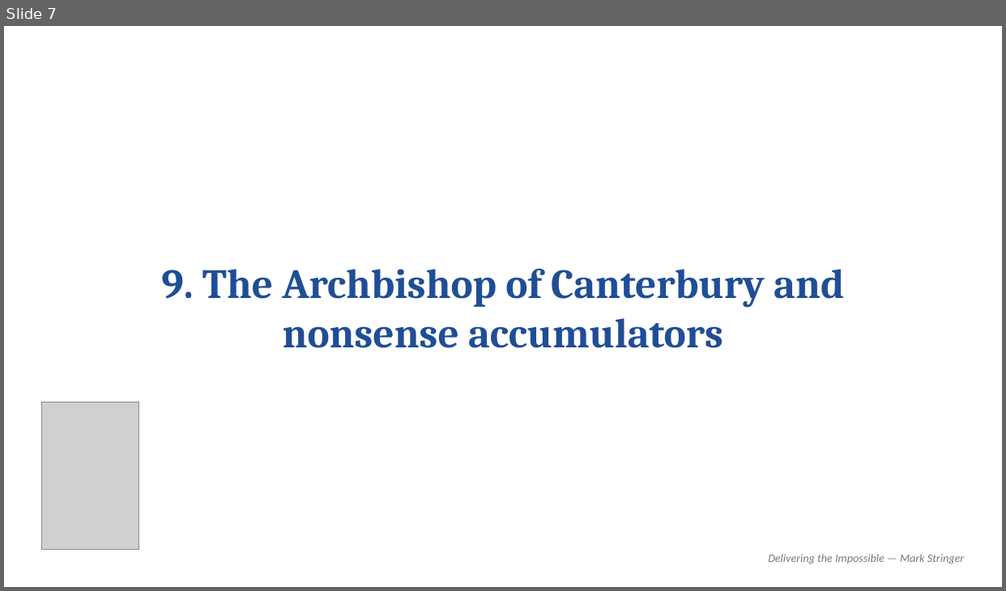
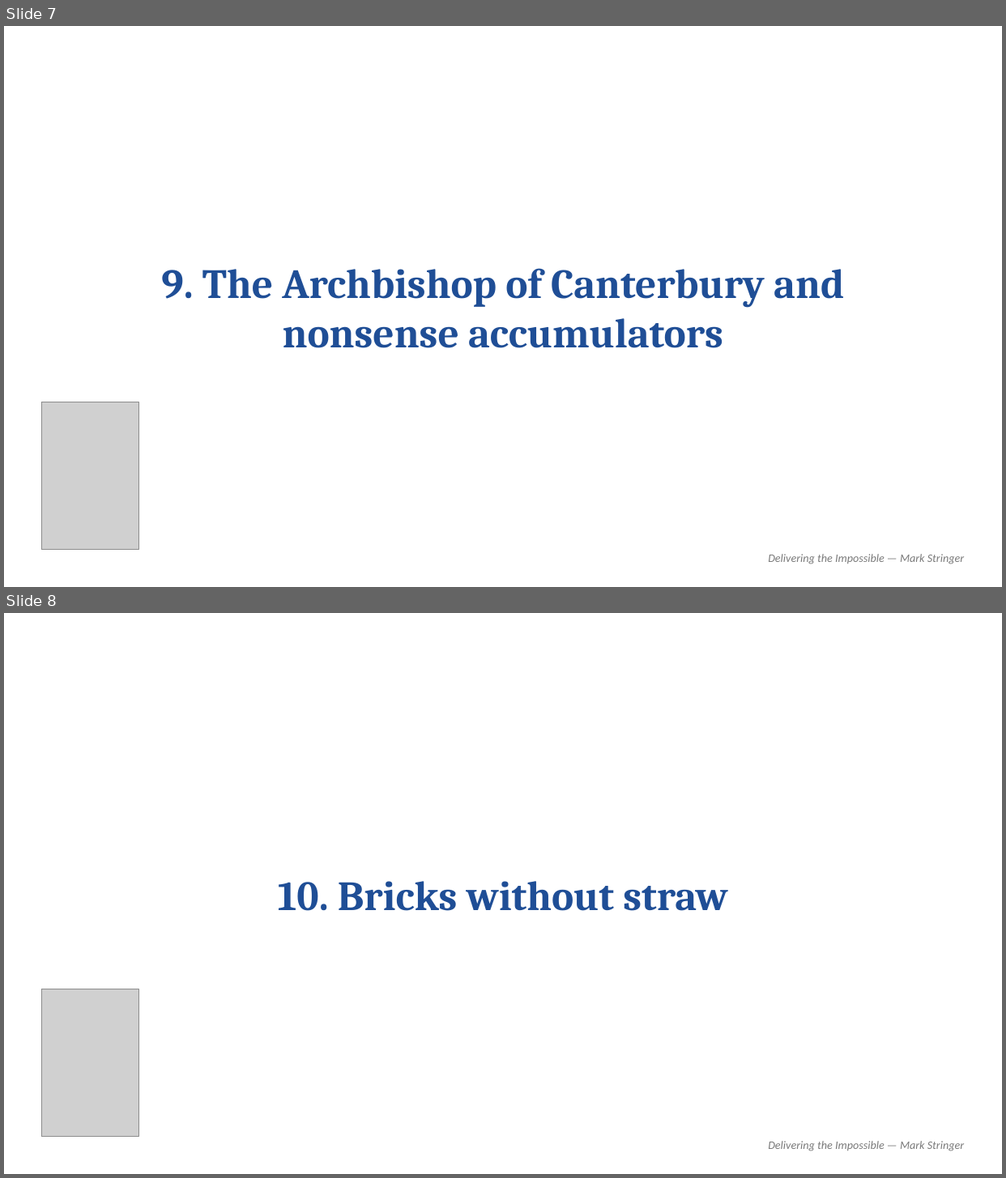
Before and after one commit to MarkStringer/MarketingControlPlane, a slide deck: templates/book-cover-slide-template.pptx. Shown one above the other, each under a label of ours: slide 7 before the commit, slides 7 and 8 after it. The pictures are 1006x591 and 1006x1178 pixels, drawn with LibreOffice and Linux fonts; fonts in the diff are those of the drawing; grey boxes stand for pictures. Boxes give left, top, right and bottom in pixels: in the first picture for what was removed or moved away, otherwise in the second. Text is boxed around its words. In the diff, an @@ line names an element or a change of style, - is before the commit and + after.

```diff
--- a/templates/book-cover-slide-template.pptx
+++ b/templates/book-cover-slide-template.pptx
@@ slide 8 added at (x1=4, y1=613, x2=1002, y2=1174), background #FFFFFF @@
@@ text added at (x1=278, y1=881, x2=727, y2=911), 40 pt, text #1F4E96, bold @@
+10. Bricks without straw
@@ picture added at (x1=41, y1=990, x2=138, y2=1137) @@
@@ text added at (x1=768, y1=1141, x2=964, y2=1152), 11 pt, text #7A7A7A, italic @@
+Delivering the Impossible — Mark Stringer
```
Also in this commit, not shown: 3 other slides added.
